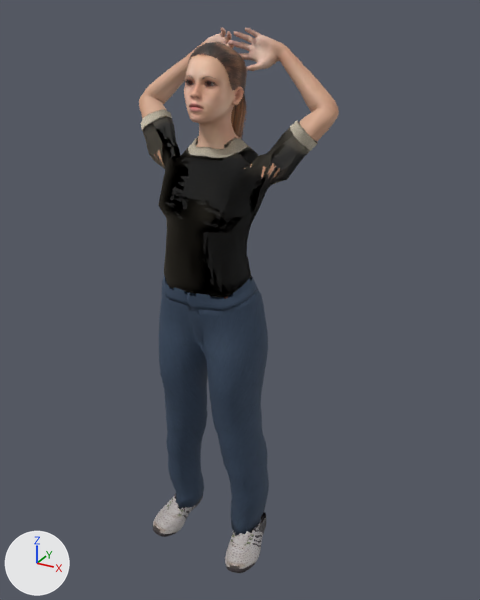
A saved change to the glTF model assets/props/people-maya-stretch.glb.
Camera for both pictures: a camera (50 mm lens) standing at (0.993, -1.65, 0.751) and looking at (0.056, 0.054, -0.101). Lighting does not change. The marker at lower left points along +X, +Y and +Z. The picture after the commit comes second. Vertices at exactly the same position are counted once.

In view in the first picture: 'people-maya-stretch'.
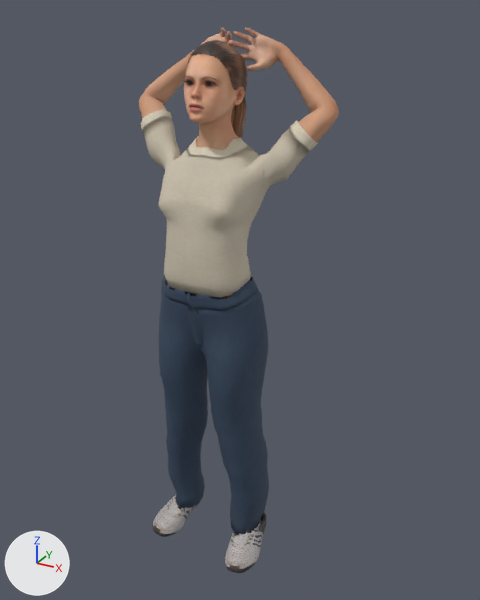
What changed in the scene script:
```text
Change mat_human_toigo_basic_tucked_t_shirt:
    remove n3 = _N.new('ShaderNodeNormalMap'); n3.name = 'Normal Map'
    remove n3.uv_map = 'UVMap'
    remove n4 = _N.new('ShaderNodeTexImage'); n4.name = 'Image Texture.001'
    remove n4.image = img_t_shirt_basic_bump
    where n0 = _N.new('ShaderNodeBsdfPrincipled'); n0.name = 'Principled BSDF'
    remove _L.new(n3.outputs[0], n0.inputs[5])  # 'Normal' to 'Normal'
    remove _L.new(n4.outputs[0], n3.inputs[1])  # 'Color' to 'Color'
Change me_base_001:
    used by ob_people_maya_stretch; location = (0.0, 0.0, 0.0)
    remove me_base_001.from_pydata(...)  # 20617 vertices, 37593 faces; spans x -0.33..0.33, y -0.19..0.18, z -1.0..0.7
    add me_base_001.from_pydata(...)  # 20919 vertices, 38037 faces; spans x -0.33..0.33, y -0.19..0.18, z -1.0..0.7
    me_base_001 part 1: 472 vertices moved within x -0.32..0.29, y -0.1..0.18, z 0.29..0.67; 680 vertices removed from x -0.28..0.26, y -0.1..0.16, z 0.3..0.66; 868 vertices added at x -0.28..0.27, y -0.1..0.16, z 0.28..0.67
    me_base_001 part 2: 26 vertices moved from x -0.17..0.16, y -0.15..0.05, z -0.91..0.01 to x -0.16..0.16, y -0.14..0.05, z -0.91..0.01; 27 vertices removed from x -0.18..0.18, y -0.1..0.06, z -0.92..0.01; 137 vertices added at x -0.17..0.16, y -0.11..0.08, z -0.92..0.01
    other edits to the shape of me_base_001 do not show in these pictures
```

Boxes [x1, y1, x2, y2] around the edits, measured in the pictures (480 x 600 px; the box of a moved part takes in the faces that stretch with it):
'people-maya-stretch', surface changed, reshaped (black to grey)
    both: [139, 27, 339, 573]
part 1 of me_base_001, moved or reshaped
    before: [142, 42, 322, 193]
    after: [141, 40, 322, 194]
part 2 of me_base_001, reshaped
    before: [172, 279, 266, 537]
    after: [162, 280, 266, 536]
